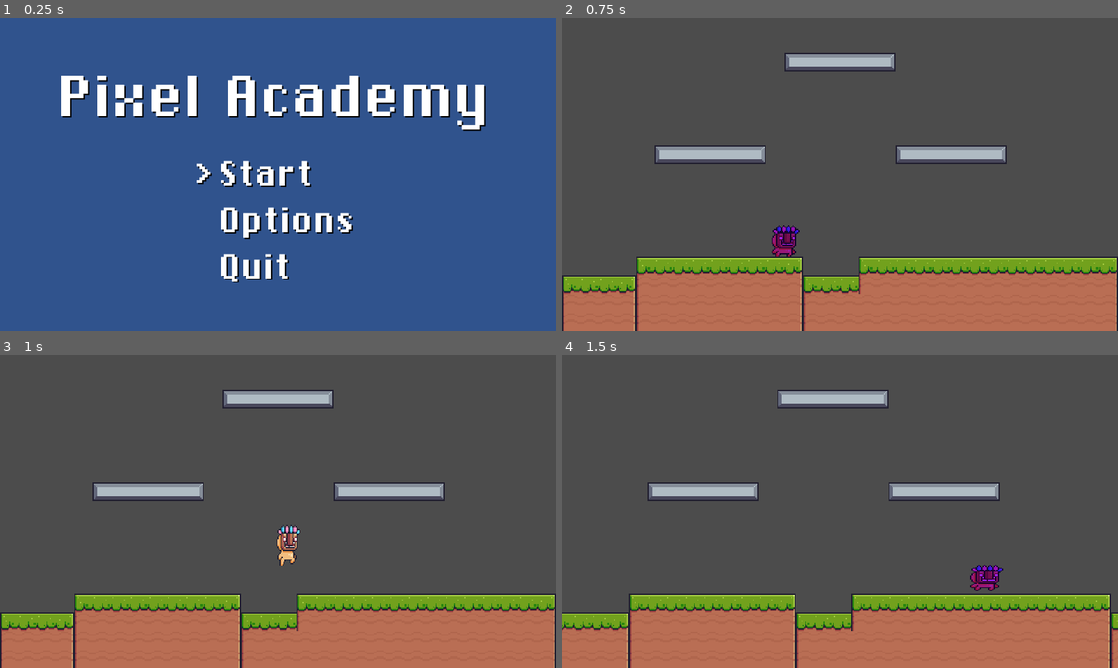
Above: before the commit, frames 1-4 (two rows, left to right).
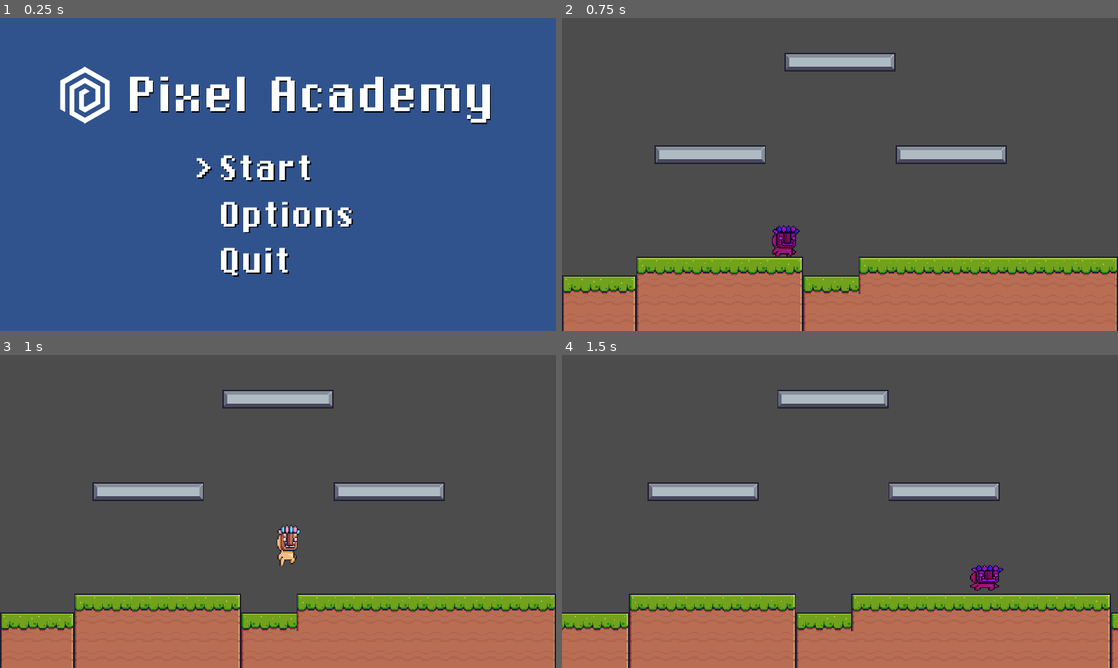
Above: after the commit, the same moments.

Repository: BertoldVinczeIMC/bip-pixel-academy-2023
Game: Godot game, scene res://MainMenu/MainMenu.tscn
Same seed, same stepped clock (60 frames per second), same inputs: the game is played once before the commit and once after it.
Inputs:
- Up to frame 1 (0.25 s): no input
- Up to frame 2 (0.75 s): tap Enter (ui_accept) at 0.5 s; hold D (right) from 0.53 s (still down); tap Shift (dash) at 0.6 s
- Up to frame 3 (1 s): keep holding D (right); tap Space (jump) at 0.77 s
- Up to frame 4 (1.5 s): keep holding D (right); tap Shift (dash) at 1.35 s

The runs differ from the first frame. In frame 1, 8.5% of the frame differs, in the area x 10-89%, y 15-85%; in frame 2, nothing differs; in frame 3, nothing differs; in frame 4, nothing differs.

Commit message:
Added icon to main menu

Diff:
--- a/src/MainMenu/Chikarego.tres
+++ b/src/MainMenu/Chikarego.tres
@@ -4,5 +4,5 @@
 font_path = "res://MainMenu/ChiKareGo2.ttf"
 
 [resource]
-size = 62
+size = 53
 font_data = SubResource( 1 )
--- a/src/MainMenu/MainMenu.tscn
+++ b/src/MainMenu/MainMenu.tscn
@@ -1,7 +1,8 @@
-[gd_scene load_steps=5 format=2]
+[gd_scene load_steps=6 format=2]
 
 [ext_resource path="res://MainMenu/MainMenu.gd" type="Script" id=1]
 [ext_resource path="res://MainMenu/Chikarego.tres" type="DynamicFont" id=2]
+[ext_resource path="res://IntroScreen/bip-logo-standalone.png" type="Texture" id=3]
 
 [sub_resource type="DynamicFontData" id=1]
 font_path = "res://MainMenu/ChiKareGo2.ttf"
@@ -25,31 +26,45 @@
 margin_bottom = 270.0
 
 [node name="VBoxContainer" type="VBoxContainer" parent="CenterContainer"]
-margin_left = 53.0
-margin_top = 36.0
-margin_right = 426.0
-margin_bottom = 234.0
+margin_left = 47.0
+margin_top = 40.0
+margin_right = 432.0
+margin_bottom = 229.0
 custom_constants/separation = 20
 
 [node name="CenterContainer" type="CenterContainer" parent="CenterContainer/VBoxContainer"]
-margin_right = 373.0
-margin_bottom = 59.0
+margin_right = 385.0
+margin_bottom = 50.0
 
-[node name="Label" type="Label" parent="CenterContainer/VBoxContainer/CenterContainer"]
-margin_right = 373.0
-margin_bottom = 59.0
+[node name="HBoxContainer" type="HBoxContainer" parent="CenterContainer/VBoxContainer/CenterContainer"]
+margin_right = 385.0
+margin_bottom = 50.0
+
+[node name="TextureRect" type="TextureRect" parent="CenterContainer/VBoxContainer/CenterContainer/HBoxContainer"]
+margin_right = 59.0
+margin_bottom = 50.0
+rect_min_size = Vector2( 59, 0 )
+texture = ExtResource( 3 )
+expand = true
+stretch_mode = 5
+
+[node name="Label" type="Label" parent="CenterContainer/VBoxContainer/CenterContainer/HBoxContainer"]
+margin_left = 63.0
+margin_right = 385.0
+margin_bottom = 50.0
 custom_colors/font_color_shadow = Color( 0, 0, 0, 1 )
 custom_fonts/font = ExtResource( 2 )
 text = "Pixel Academy"
+align = 1
 
 [node name="CenterContainer2" type="CenterContainer" parent="CenterContainer/VBoxContainer"]
-margin_top = 79.0
-margin_right = 373.0
-margin_bottom = 198.0
+margin_top = 70.0
+margin_right = 385.0
+margin_bottom = 189.0
 
 [node name="VBoxContainer" type="VBoxContainer" parent="CenterContainer/VBoxContainer/CenterContainer2"]
-margin_left = 117.0
-margin_right = 255.0
+margin_left = 123.0
+margin_right = 261.0
 margin_bottom = 119.0
 
 [node name="CenterContainer" type="CenterContainer" parent="CenterContainer/VBoxContainer/CenterContainer2/VBoxContainer"]
Binary file added: src/IntroScreen/bip-logo-standalone.png
Not shown, added: src/IntroScreen/bip-logo-standalone.png.import
